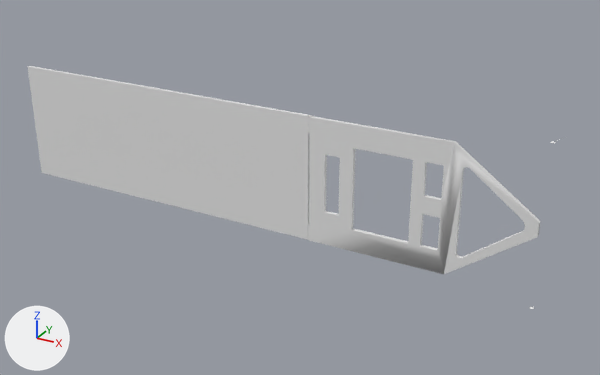
The OBJ model Models/Satelite_Panel_Izquierdo.obj, before and after one commit.
Before and after are seen from a 50 mm camera at (1.53, -19.38, 9.79) aimed at (-9.75, 1.12, -0.46). The lights are fixed; the arrows at lower left show +X, +Y and +Z. The older version comes first. Where no turn or scale is listed for an object, it has been applied to the vertices. Vertices at exactly the same position are counted once.

Names of what the first picture shows: 'Satelite_Panel_Izquierdo'.
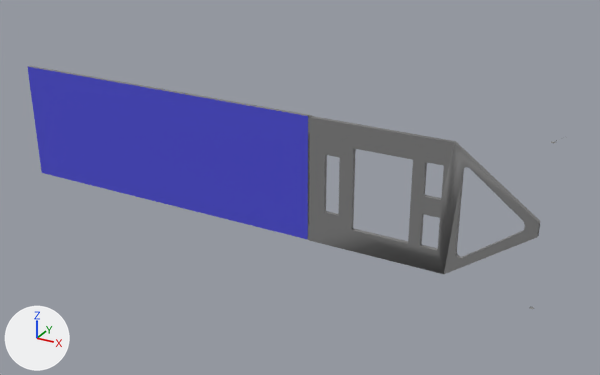
The change in detail:
Material 'solar' (mat_solar) is new.
Its base color is (0.0706, 0.0706, 0.663) (blue #4b4bd5).
Its roughness is 0.77.
Material 'default_#2.002' (mat_default__2_002) is new.
Its base color is (0.208, 0.208, 0.208) (grey #7e7e7e).
Its roughness is 0.728.
me_satelite_panel_izquierdo has 682 vertices, 1164 faces and spans x -20.4..-1.8, y 0.5..1.0, z -2.4..2.9.
me_satelite_panel_izquierdo is used by ob_satelite_panel_izquierdo; location (0.0, 0.0, 0.0).
me_satelite_panel_izquierdo part 1: 1160 of the faces centred in x -20.4..-2.2, y 0.7..1.0, z -2.4..2.6 switch from no material to mat_default__2_002 (grey #7e7e7e).
me_satelite_panel_izquierdo part 2: all 4 faces centred in x -16.7..-13.0, y 0.8..0.9, z -0.6..0.7 switch from no material to mat_solar (blue #4b4bd5).

Pixel boxes (x1, y1, x2, y2) of what changed, in the pictures (600 x 375 px):
part 1 of me_satelite_panel_izquierdo, recoloured: (28, 66, 557, 309) in both
part 2 of me_satelite_panel_izquierdo, recoloured (white to blue): (28, 66, 308, 240) in both
